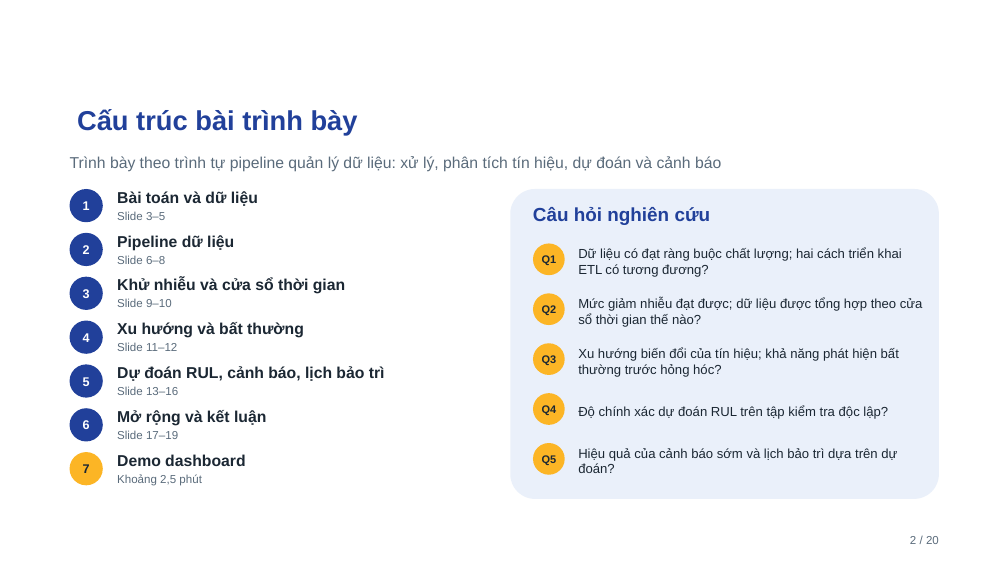
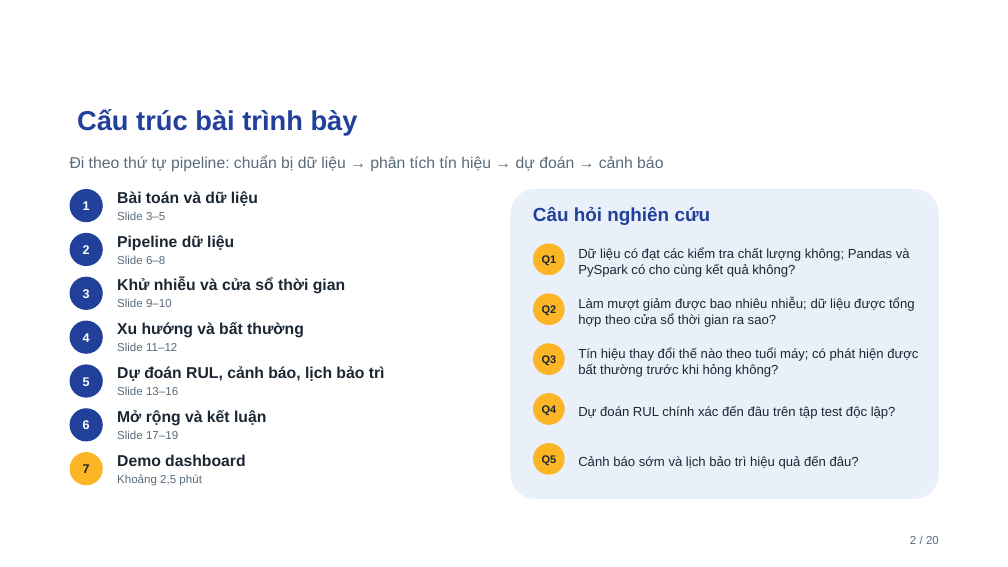
Before and after one commit to ti014/tinasa-cmapss-rul-prediction, a slide deck: slide 2 of slides/cmapss_fd001_presentation.pptx. Drawn at 1008x567 pixels with LibreOffice and Linux fonts; fonts in the diff are those of the drawing; background and template pictures are left out. Boxes give left, top, right and bottom in pixels: in the first picture for what was removed or moved away, otherwise in the second. Text is boxed around its words. In the diff, an @@ line names an element or a change of style, - is before the commit and + after.

```diff
--- a/slides/cmapss_fd001_presentation.pptx
+++ b/slides/cmapss_fd001_presentation.pptx
@@ text at bbox=[70, 155, 663, 172]: text changed @@
-Trình bày theo trình tự pipeline quản lý dữ liệu: xử lý, phân tích tín hiệu, dự đoán và cảnh báo
+Đi theo thứ tự pipeline: chuẩn bị dữ liệu → phân tích tín hiệu → dự đoán → cảnh báo
@@ text at bbox=[578, 248, 910, 277]: text changed @@
-Dữ liệu có đạt ràng buộc chất lượng; hai cách triển khai ETL có tương đương?
+Dữ liệu có đạt các kiểm tra chất lượng không; Pandas và PySpark có cho cùng kết quả không?
@@ text at bbox=[578, 298, 915, 327]: text changed @@
-Mức giảm nhiễu đạt được; dữ liệu được tổng hợp theo cửa sổ thời gian thế nào?
+Làm mượt giảm được bao nhiêu nhiễu; dữ liệu được tổng hợp theo cửa sổ thời gian ra sao?
@@ text at bbox=[578, 348, 918, 377]: text changed @@
-Xu hướng biến đổi của tín hiệu; khả năng phát hiện bất thường trước hỏng hóc?
+Tín hiệu thay đổi thế nào theo tuổi máy; có phát hiện được bất thường trước khi hỏng không?
@@ text at bbox=[578, 406, 896, 419]: text changed @@
-Độ chính xác dự đoán RUL trên tập kiểm tra độc lập?
+Dự đoán RUL chính xác đến đâu trên tập test độc lập?
@@ text at bbox=[578, 456, 859, 469]: text changed @@
-Hiệu quả của cảnh báo sớm và lịch bảo trì dựa trên dự đoán?
+Cảnh báo sớm và lịch bảo trì hiệu quả đến đâu?
```
Also in this commit, not shown: 18 other slides changed, 32 other files.
